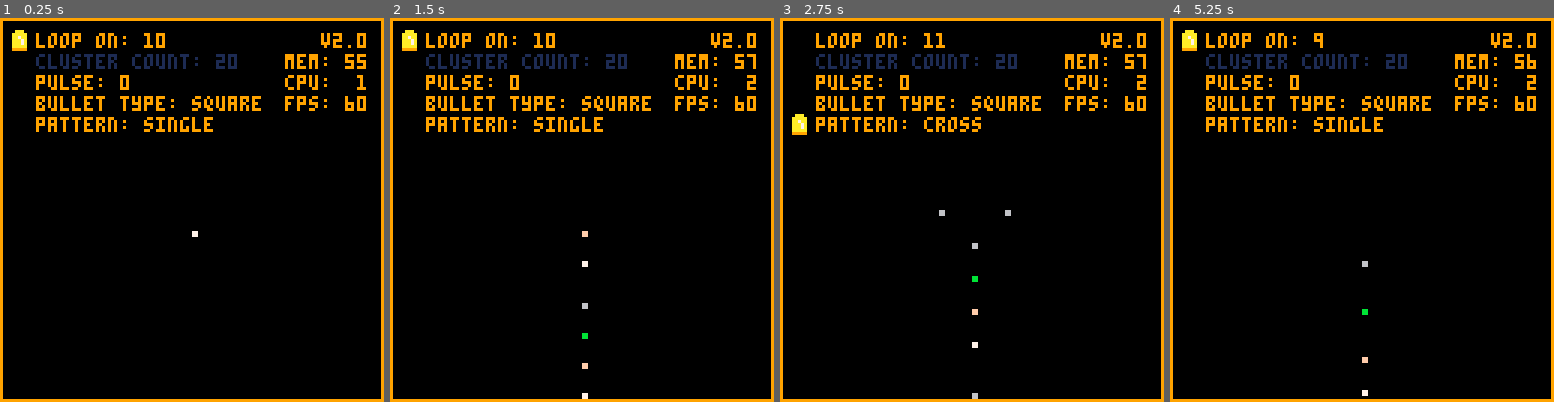
Above: before the commit, frames 1-4 (left to right).
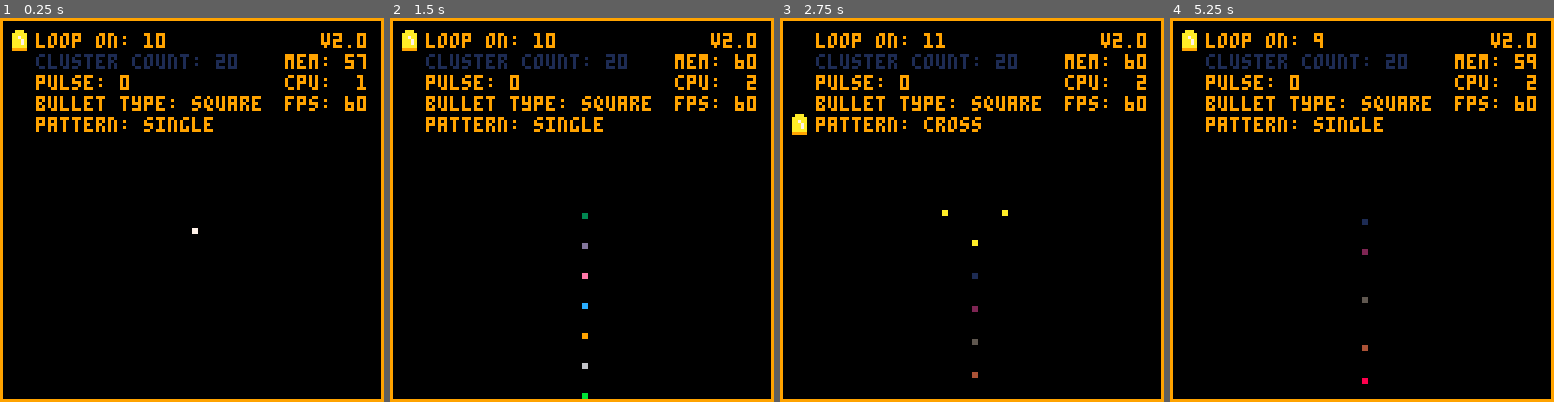
Above: after the commit, the same moments.

Repository: rustybailey/bullet_pattern_tester
Game: PICO-8 cartridge bullet_pattern_tester.p8
Two runs of this game, one before a commit and one after it. Both use one fixed random seed, a clock stepped at 60 frames per second and the inputs below.
Inputs:
- Up to frame 1 (0.25 s): no input
- Up to frame 2 (1.5 s): tap X (X key) at 0.33, 1.07 s; tap O (Z key) at 0.7 s
- Up to frame 3 (2.75 s): hold Right 1.6-2.1 s; tap O (Z key) at 1.7, 2.1, 2.5 s; tap X (X key) at 1.85 s; hold Up 2.15-2.42 s; hold Right from 2.47 s (still down)
- Up to frame 4 (5.25 s): tap O (Z key) every 0.4 s from 2.9 to 4.9 s; tap X (X key) at 2.97, 4.08, 5.2 s; release Right at 3.03 s; hold Left 3.08-3.58 s; hold Down 3.63-3.97 s; hold Right 4.02-4.68 s; hold Up 4.73-5.03 s; hold Left from 5.08 s (still down)

The runs differ from the first frame. In frame 1, less than 0.1% of the frame differs, in the area x 50-96%, y 10-58%; in frame 2, 0.3%; in frame 3, 0.3%, in the area x 41-95%, y 9-100%; in frame 4, 0.3%.

Commit message:
Refactor code into make_attack_pattern method.

Diff:
--- a/bullet_pattern_tester.p8
+++ b/bullet_pattern_tester.p8
@@ -4,8 +4,8 @@
 -- bullet pattern tester
 -- by rusty bailey
 
-function make_bullet(x, y, angle, color, type)
-  return {
+function make_bullet(bullets, x, y, angle, color, type)
+  local bullet = {
     x = x + .5,
     y = y + .5,
     r = 2,
@@ -22,72 +22,134 @@
       end
     end,
     draw = function(self)
+      -- square
       if (self.type == 1) then
         rectfill(self.x, self.y, self.x + 1, self.y + 1, self.color)
       end
 
+      -- circle
       if (self.type == 2) then
         circfill(self.x, self.y, self.r, self.color)
       end
 
+      -- sprite
       if (self.type == 3) then
         spr(6, self.x - 3, self.y - 3)
       end
     end
   }
+  add(bullets, bullet)
 end
-bullets = {}
-bullet_types = { 'square', 'circle', 'sprite' }
-
-function make_bullet_pattern(number, color, current_pattern)
-  patterns[current_pattern]:make_wave(number, color)
+
+function make_attack_pattern(x, y, pattern, loop_number, cluster_count, pulse, bullet_type)
+  return {
+    x = x,
+    y = y,
+    counter = 0,
+    current_color = 1,
+    pattern = 1,
+    loop_number = 10,
+    cluster_count = 20,
+    pulse = 0,
+    pulse_count = 0,
+    pulse_off = false,
+    colors_light_to_dark = {10,7,15,11,6,9,12,14,13,3,8,4,5,2,1},
+    bullet_type = 1,
+    bullets = {},
+    make_wave = function(self, color)
+      -- single
+      if self.pattern == 1 then
+        make_bullet(self.bullets, self.x, self.y, 0, color, self.bullet_type)
+      end
+
+      -- cross
+      if self.pattern == 2 then
+        make_bullet(self.bullets, self.x, self.y, 0, color, self.bullet_type)
+        make_bullet(self.bullets, self.x, self.y, 90, color, self.bullet_type)
+        make_bullet(self.bullets, self.x, self.y, -90, color, self.bullet_type)
+      end
+
+      -- spreadshot
+      if self.pattern == 3 then
+        make_bullet(self.bullets, self.x, self.y, 0, color, self.bullet_type)
+        make_bullet(self.bullets, self.x, self.y, 10, color, self.bullet_type)
+        make_bullet(self.bullets, self.x, self.y, -10, color, self.bullet_type)
+      end
+
+      -- cone
+      if self.pattern == 4 then
+        local full_deg = 45
+        local increment = (full_deg * 2)/(self.cluster_count - 1)
+        for i=-full_deg, full_deg, increment do
+          make_bullet(self.bullets, self.x, self.y, i, color, self.bullet_type)
+        end
+      end
+
+      -- semi-circle
+      if self.pattern == 5 then
+        local full_deg = 90
+        local increment = (full_deg * 2)/(self.cluster_count - 1)
+        for i=-full_deg, full_deg, increment do
+          make_bullet(self.bullets, self.x, self.y, i, color, self.bullet_type)
+        end
+      end
+
+      -- radial
+      if self.pattern == 6 then
+        local full_deg = 360
+        local increment = full_deg/self.cluster_count
+        for i=increment, full_deg, increment do
+          make_bullet(self.bullets, self.x, self.y, i, color, self.bullet_type)
+        end
+      end
+    end,
+    update = function(self)
+      self.counter += 1
+      if (self.counter > self.loop_number) then
+        self.counter = 1
+        self.pulse_count += 1
+        if (self.pulse_count == self.pulse) then
+          self.pulse_off = not self.pulse_off
+          self.pulse_count = 0
+        end
+
+        if (not self.pulse_off) then
+          self.current_color += 1
+
+          if (self.current_color > #self.colors_light_to_dark) then
+            self.current_color = 1
+          end
+
+          self:make_wave(self.colors_light_to_dark[self.current_color])
+        end
+      end
+
+      for bullet in all(self.bullets) do
+        bullet:update()
+      end
+    end,
+    draw = function(self)
+      for bullet in all(self.bullets) do
+        bullet:draw()
+      end
+    end
+  }
 end
-
+attack = make_attack_pattern(64, 64)
+
+bullet_types = {
+  'square',
+  'circle',
+  'sprite'
+}
 patterns = {
-  {
-    name = 'single',
-    make_wave = function(self, number, color)
-      add(bullets, make_bullet(64, 64, 0, color, current_bullet_type))
-    end
-  },
-  {
-    name = 'cross',
-    make_wave = function(self, number, color)
-      add(bullets, make_bullet(64, 64, 0, color, current_bullet_type))
-      add(bullets, make_bullet(64, 64, 90, color, current_bullet_type))
-      add(bullets, make_bullet(64, 64, -90, color, current_bullet_type))
-    end
-  },
-  {
-    name = 'spreadshot',
-    make_wave = function(self, number, color)
-      add(bullets, make_bullet(64, 64, 0, color, current_bullet_type))
-      add(bullets, make_bullet(64, 64, 10, color, current_bullet_type))
-      add(bullets, make_bullet(64, 64, -10, color, current_bullet_type))
-    end
-  },
-  {
-    name = 'arc',
-    make_wave = function(self, number, color)
-      local full_deg = 90
-      local increment = 180/number
-      for i=-90, full_deg, increment do
-        add(bullets, make_bullet(64, 64, i, color, current_bullet_type))
-      end
-    end
-  },
-  {
-    name = 'radial',
-    make_wave = function(self, number, color)
-      local full_deg = 360
-      local increment = full_deg/number
-      for i=increment, full_deg, increment do
-        add(bullets, make_bullet(64, 64, i, color, current_bullet_type))
-      end
-    end
-  }
+  'single',
+  'cross',
+  'spreadshot',
+  'cone',
+  'semi-circle',
+  'radial'
 }
-
 menu = {
   x = 4,
   y = 5,
@@ -98,103 +160,103 @@
       name = "loop",
       disabled = false,
       decrement = function(self)
-        max_counter -= 1
-        if (max_counter < 1) then
-          max_counter = 1
+        attack.loop_number -= 1
+        if (attack.loop_number < 1) then
+          attack.loop_number = 1
         end
       end,
       increment = function(self)
-        max_counter += 1
+        attack.loop_number += 1
       end,
       draw = function(self, x, y)
-        print('loop on: ' .. max_counter, x, y, text_color)
+        print('loop on: ' .. attack.loop_number, x, y, text_color)
       end
     },
     {
       name = "cluster",
       disabled = true,
       decrement = function(self)
-        max_cluster_count -= 1
-        if (max_cluster_count < 1) then
-          max_cluster_count = 1
+        attack.cluster_count -= 1
+        if (attack.cluster_count < 1) then
+          attack.cluster_count = 1
         end
       end,
       increment = function(self)
-        max_cluster_count += 1
+        attack.cluster_count += 1
       end,
       draw = function(self, x, y)
         local color = text_color
         if (self.disabled) then
           color = 1
         end
-        print('cluster count: ' .. max_cluster_count, x, y, color)
+        print('cluster count: ' .. attack.cluster_count, x, y, color)
       end
     },
     {
       name = "pulse",
       disabled = false,
       decrement = function(self)
-        pulse -= 1
-        if (pulse < 0) then
-          pulse = 0
-        end
-        pulse_count = 0
-        pulse_off = false
+        attack.pulse -= 1
+        if (attack.pulse < 0) then
+          attack.pulse = 0
+        end
+        attack.pulse_count = 0
+        attack.pulse_off = false
       end,
       increment = function(self)
-        pulse += 1
-        pulse_count = 0
-        pulse_off = false
+        attack.pulse += 1
+        attack.pulse_count = 0
+        attack.pulse_off = false
       end,
       draw = function(self, x, y)
-        print('pulse: ' .. pulse, x, y, text_color)
+        print('pulse: ' .. attack.pulse, x, y, text_color)
       end
     },
     {
       name = "bullet type",
       disabled = false,
       decrement = function(self)
-        current_bullet_type -= 1
-        if (current_bullet_type <= 0) then
-          current_bullet_type = #bullet_types
+        attack.bullet_type -= 1
+        if (attack.bullet_type <= 0) then
+          attack.bullet_type = #bullet_types
         end
       end,
       increment = function(self)
-        current_bullet_type += 1
-        if (current_bullet_type > #bullet_types) then
-          current_bullet_type = 1
+        attack.bullet_type += 1
+        if (attack.bullet_type > #bullet_types) then
+          attack.bullet_type = 1
         end
       end,
       draw = function(self, x, y)
-        print('bullet type: ' .. bullet_types[current_bullet_type], x, y, text_color)
+        print('bullet type: ' .. bullet_types[attack.bullet_type], x, y, text_color)
       end
     },
     {
       name = "pattern",
       disabled = false,
       decrement = function(self)
-        current_pattern -= 1
-        if (current_pattern <= 0) then
-          current_pattern = #patterns
+        attack.pattern -= 1
+        if (attack.pattern <= 0) then
+          attack.pattern = #patterns
         end
         self:toggle_cluster_count()
       end,
       increment = function(self)
-        current_pattern += 1
-        if (current_pattern > #patterns) then
-          current_pattern = 1
+        attack.pattern += 1
+        if (attack.pattern > #patterns) then
+          attack.pattern = 1
         end
         self:toggle_cluster_count()
       end,
       toggle_cluster_count = function(self)
-        if (patterns[current_pattern].name == 'arc' or patterns[current_pattern].name == 'radial') then
+        if (patterns[attack.pattern] == 'cone' or patterns[attack.pattern] == 'semi-circle' or patterns[attack.pattern] == 'radial') then
           menu.menu_items[2].disabled = false
         else
           menu.menu_items[2].disabled = true
         end
       end,
       draw = function(self, x, y)
-        print('pattern: ' .. patterns[current_pattern].name, x, y, text_color)
+        print('pattern: ' .. patterns[attack.pattern], x, y, text_color)
       end
     },
   },
@@ -202,6 +264,13 @@
     self.current_selection = 1
     self.btn_was_pressed_times = 0
     self.menu_items[2].disabled = true
+    attack.x = 64
+    attack.y = 64
+    attack.pattern = 1
+    attack.loop_number = 10
+    attack.cluster_count = 20
+    attack.pulse = 0
+    bullet_type = 0
   end,
   update = function(self)
     -- menu controls could have been handled by native btnp,
@@ -285,23 +354,8 @@
 
 function _init()
   version = 'v2.0'
-
-  counter = 1
-  current_color = 1
-  current_pattern = 1
-
   text_color = 9
-
-  pulse = 0
-  pulse_count = 0
-  pulse_off = false
-  max_counter = 10
-  max_cluster_count = 20
-  colors_dark_to_light = {1,2,5,4,8,3,13,14,12,9,6,11,15,7,10}
-  colors_light_to_dark = {10,7,15,11,6,9,12,14,13,3,8,4,5,2,1}
-  current_bullet_type = 1
   show_ui = true
-
   menu:init()
 end
 
@@ -312,40 +366,14 @@
   if btnp(5) then
     _init()
   end
+  attack:update()
   menu:update()
-
-
-  counter += 1
-  if (counter > max_counter) then
-    counter = 1
-    pulse_count += 1
-    if (pulse_count == pulse) then
-      pulse_off = not pulse_off
-      pulse_count = 0
-    end
-
-    if (not pulse_off) then
-      current_color += 1
-
-      if (current_color > #colors_light_to_dark) then
-        current_color = 1
-      end
-
-      make_bullet_pattern(max_cluster_count, colors_light_to_dark[current_color], current_pattern)
-    end
-  end
-
-  for bullet in all(bullets) do
-    bullet:update()
-  end
 end
 
 function _draw()
   cls()
 
-  for bullet in all(bullets) do
-    bullet:draw()
-  end
+  attack:draw()
 
   if (show_ui) then
     -- print stats
